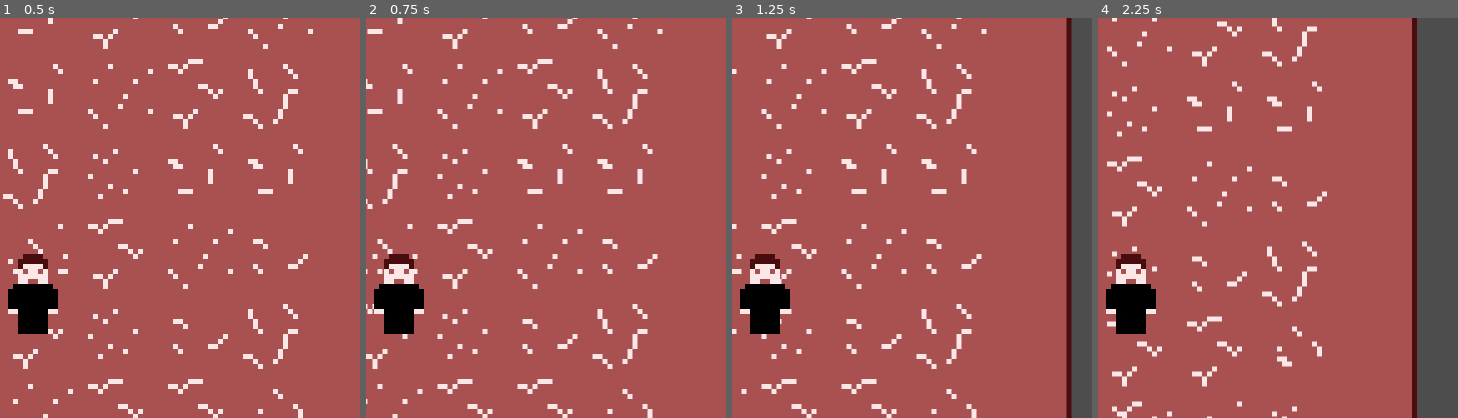
Above: before the commit, frames 1-4 (left to right).
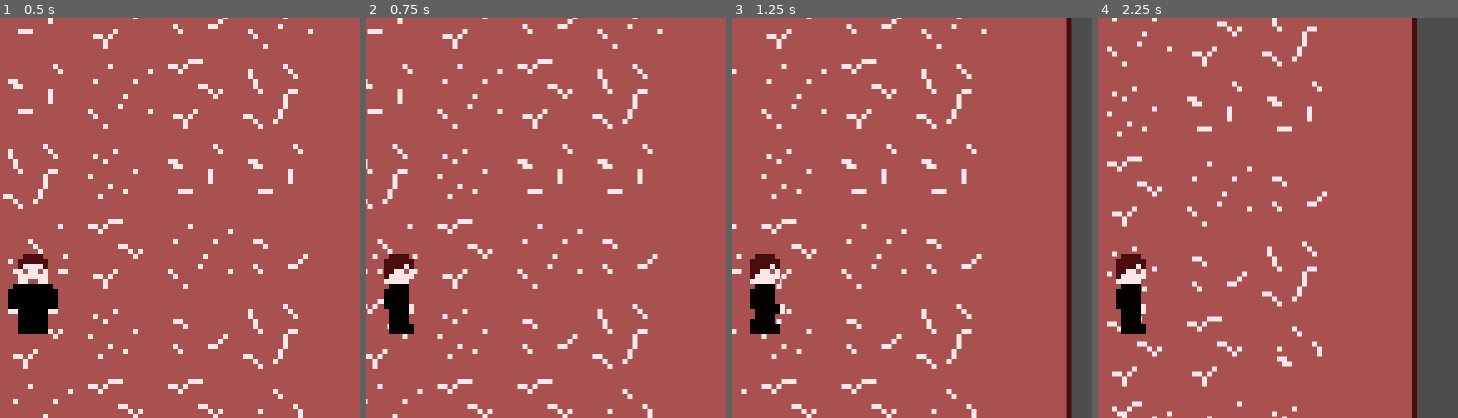
Above: after the commit, the same moments.

Repository: Briightbug/OldGold
Game: Godot game, scene res://Assets/Scenes/test.tscn
Two runs of this game, one before a commit and one after it. Both use one fixed random seed, a clock stepped at 60 frames per second and the inputs below.
Inputs:
- Up to frame 1 (0.5 s): no input
- Up to frame 2 (0.75 s): tap Enter at 0.5 s; hold D (Right) from 0.53 s (still down)
- Up to frame 3 (1.25 s): keep holding D (Right)
- Up to frame 4 (2.25 s): release D (Right) at 1.28 s; hold S (Down) 1.28-2.03 s; hold D (Right) from 2.03 s (still down)
The pictures show only the part of the screen within x 45-95%, y 16-66%; the shares and areas given below are measured in that part.

Frame 1 is identical in both runs. In frame 2, 0.8% of the frame differs, in the area x 2-17%, y 61-79%; in frame 3, 0.7%; in frame 4, 0.8%.

Commit message:
Animations done

Diff:
--- a/Assets/Scenes/player.tscn
+++ b/Assets/Scenes/player.tscn
@@ -2,6 +2,7 @@
 
 [ext_resource type="Script" uid="uid://dkiie7xmepfu5" path="res://Assets/Scripts/player.gd" id="1_6cd4h"]
 [ext_resource type="Texture2D" uid="uid://by4fs0iel0en" path="res://Assets/Sprites/player.png" id="2_7dd06"]
+[ext_resource type="Script" uid="uid://baf3j6nxdxvr6" path="res://Assets/Scenes/player_animator.gd" id="2_38rej"]
 
 [sub_resource type="Animation" id="Animation_7dd06"]
 length = 0.001
@@ -74,7 +75,7 @@
 
 [sub_resource type="Animation" id="Animation_w3t24"]
 resource_name = "walk_down"
-length = 4.0
+length = 2.0
 loop_mode = 1
 step = 0.5
 tracks/0/type = "value"
@@ -84,10 +85,45 @@
 tracks/0/interp = 0
 tracks/0/loop_wrap = true
 tracks/0/keys = {
-"times": PackedFloat32Array(0, 1, 2, 3, 4),
+"times": PackedFloat32Array(0, 0.5, 1, 1.5, 2),
 "transitions": PackedFloat32Array(1, 1, 1, 1, 1),
 "update": 0,
-"values": [Rect2(0, 16, 16, 16), Rect2(16, 16, 16, 16), Rect2(32, 16, 16, 16), Rect2(16, 16, 16, 16), Rect2(0, 16, 16, 16)]
+"values": [Rect2(0, 16, 16, 16), Rect2(16, 16, 16, 16), Rect2(0, 16, 16, 16), Rect2(32, 16, 16, 16), Rect2(0, 16, 16, 16)]
+}
+
+[sub_resource type="Animation" id="Animation_lerqx"]
+resource_name = "walk_side"
+loop_mode = 1
+step = 0.5
+tracks/0/type = "value"
+tracks/0/imported = false
+tracks/0/enabled = true
+tracks/0/path = NodePath("Sprite2D:region_rect")
+tracks/0/interp = 0
+tracks/0/loop_wrap = true
+tracks/0/keys = {
+"times": PackedFloat32Array(0, 0.5, 1),
+"transitions": PackedFloat32Array(1, 1, 1),
+"update": 0,
+"values": [Rect2(0, 32, 16, 16), Rect2(16, 32, 16, 16), Rect2(0, 32, 16, 16)]
+}
+
+[sub_resource type="Animation" id="Animation_c3tg1"]
+resource_name = "walk_up"
+length = 2.0
+loop_mode = 1
+step = 0.5
+tracks/0/type = "value"
+tracks/0/imported = false
+tracks/0/enabled = true
+tracks/0/path = NodePath("Sprite2D:region_rect")
+tracks/0/interp = 0
+tracks/0/loop_wrap = true
+tracks/0/keys = {
+"times": PackedFloat32Array(0, 0.5, 1, 1.5, 2),
+"transitions": PackedFloat32Array(1, 1, 1, 1, 1),
+"update": 0,
+"values": [Rect2(48, 16, 16, 16), Rect2(64, 16, 16, 16), Rect2(48, 16, 16, 16), Rect2(80, 16, 16, 16), Rect2(48, 16, 16, 16)]
 }
 
 [sub_resource type="AnimationLibrary" id="AnimationLibrary_t1xgp"]
@@ -96,7 +132,9 @@
 &"idle_down": SubResource("Animation_38rej"),
 &"idle_side": SubResource("Animation_23lac"),
 &"idle_up": SubResource("Animation_t1xgp"),
-&"walk_down": SubResource("Animation_w3t24")
+&"walk_down": SubResource("Animation_w3t24"),
+&"walk_side": SubResource("Animation_lerqx"),
+&"walk_up": SubResource("Animation_c3tg1")
 }
 
 [sub_resource type="RectangleShape2D" id="RectangleShape2D_egera"]
@@ -109,7 +147,11 @@
 
 [node name="Camera2D" type="Camera2D" parent="." unique_id=716478106]
 
-[node name="PlayerAnimator" type="Node2D" parent="." unique_id=1825903098]
+[node name="PlayerAnimator" type="Node2D" parent="." unique_id=1825903098 node_paths=PackedStringArray("player", "sprite", "animation_player")]
+script = ExtResource("2_38rej")
+player = NodePath("..")
+sprite = NodePath("Sprite2D")
+animation_player = NodePath("AnimationPlayer")
 
 [node name="Sprite2D" type="Sprite2D" parent="PlayerAnimator" unique_id=1726345608]
 texture = ExtResource("2_7dd06")
--- /dev/null
+++ b/Assets/Scenes/player_animator.gd
@@ -0,0 +1,36 @@
+extends Node2D
+
+@export var player : Player
+@export var sprite : Sprite2D
+@export var animation_player : AnimationPlayer
+
+var default_animation_speed
+
+func _ready() -> void:
+	default_animation_speed = animation_player.speed_scale
+
+func _process(_delta: float) -> void:
+	if player.velocity.length() > 0.0:
+		# Play movement animations
+		if player.player_facing == player.facing.DOWN:
+			animation_player.play("walk_down")
+		elif player.player_facing == player.facing.UP:
+			animation_player.play("walk_up")
+		elif player.player_facing == player.facing.LEFT:
+			animation_player.play("walk_side")
+			sprite.flip_h = false
+		elif player.player_facing == player.facing.RIGHT:
+			animation_player.play("walk_side")
+			sprite.flip_h = true
+	else:
+		# Play idle animations
+		if player.player_facing == player.facing.DOWN:
+			animation_player.play("idle_down")
+		elif player.player_facing == player.facing.UP:
+			animation_player.play("idle_up")
+		elif player.player_facing == player.facing.LEFT:
+			animation_player.play("idle_side")
+			sprite.flip_h = false
+		elif player.player_facing == player.facing.RIGHT:
+			animation_player.play("idle_side")
+			sprite.flip_h = true
--- a/Assets/Scripts/player.gd
+++ b/Assets/Scripts/player.gd
@@ -6,22 +6,32 @@
 
 var direction : Vector2
 
+enum facing {UP, DOWN, LEFT, RIGHT}
+var player_facing : facing
+
+func _ready() -> void:
+	player_facing = facing.DOWN
+
 func _physics_process(delta: float) -> void:
 	if Input.is_action_pressed("Up"):
 		direction.y = -move_speed
+		player_facing = facing.UP
 	elif Input.is_action_pressed("Down"):
 		direction.y = move_speed
+		player_facing = facing.DOWN
 	else:
 		direction.y = 0
 
 	if Input.is_action_pressed("Left"):
 		direction.x = -move_speed
+		player_facing = facing.LEFT
 	elif Input.is_action_pressed("Right"):
 		direction.x = move_speed
+		player_facing = facing.RIGHT
 	else:
 		direction.x = 0
 
 	direction = direction.normalized()
-	velocity = direction * move_speed * move_speed_multiplier * delta
+	velocity = direction * move_speed * delta * move_speed_multiplier
 
 	move_and_slide()
Not shown, added: Assets/Scenes/player_animator.gd.uid
Binary file changed: Assets/Sprites/player.png
Not shown, changed: Assets/Sprites/player.xcf
